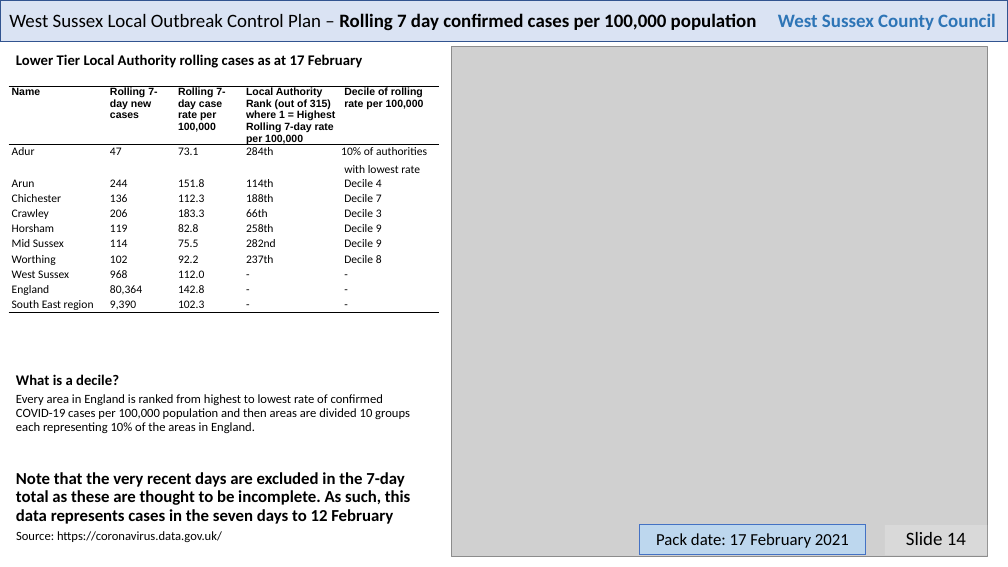
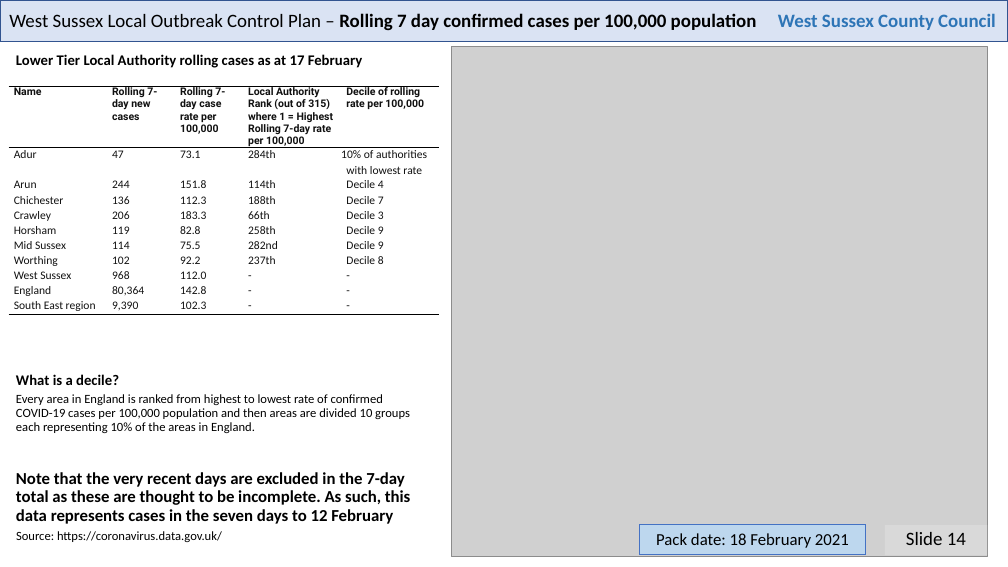
Before and after one commit to psychty/wsx_covid_datapack_public, a slide deck: slide 14 of Latest_West_Sussex_C19_slide_deck.pptx. Drawn at 1008x567 pixels with LibreOffice and Linux fonts; fonts in the diff are those of the drawing; grey boxes stand for pictures. Boxes give left, top, right and bottom in pixels: in the first picture for what was removed or moved away, otherwise in the second. Text is boxed around its words. In the diff, an @@ line names an element or a change of style, - is before the commit and + after.

```diff
--- a/Latest_West_Sussex_C19_slide_deck.pptx
+++ b/Latest_West_Sussex_C19_slide_deck.pptx
@@ table at (8,86,439,315) @@
@@ font Arial to Roboto in "Name", "Rolling 7-day new cases", "Rolling 7-day case rate per 100,000", "Local Authority Rank (out of 315) where ..." and 1 more places @@
@@ text colour #000000 to #111111 @@
@@ indent changed @@
@@ less space between paragraphs @@
@@ text in rectangle at (656,533,849,548): text changed @@
-Pack date: 17 February 2021
+Pack date: 18 February 2021
```
Also in this commit, not shown: 21 other slides changed, 57 other files.
